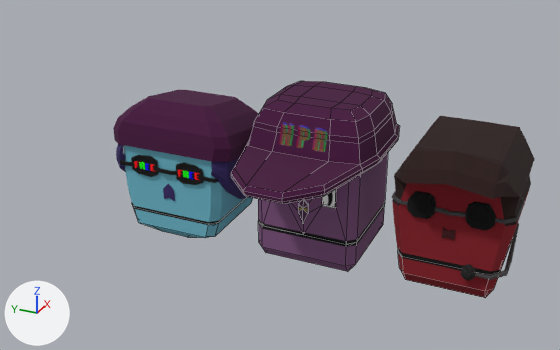
One commit to the Blender file NPR Retuned Unity Project/Assets/_ART/Models/Blender/Characters/Heads.blend: the scene before it, then after it.
One viewpoint serves both versions: a 50 mm lens placed at (-10.33, -4.61, 5.26), pointed at (-0.92, -0.38, 0.56). Arrows for +X, +Y and +Z are at lower left; the lights stay in place. The picture after the commit comes second. Mesh edges are drawn as thin lines on the coarser meshes.

Objects in the first picture: 'AuxyHead', 'AuxyMouth', 'JoeHead', 'JoeMouth', 'QuencyHead', 'QuencyMouth'.
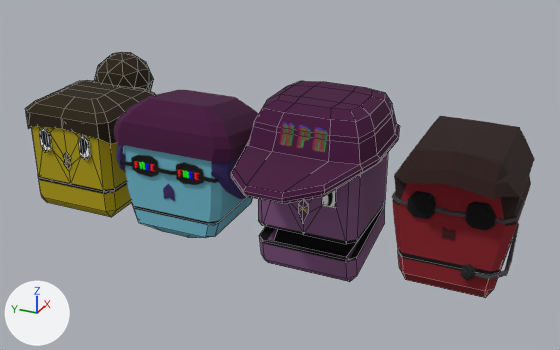
Pixel boxes (x1, y1, x2, y2) of what changed, in the pictures (560 x 350 px):
'HarrietHead', added (brown)
    after: (26, 52, 155, 192)
'JoeMouth', turned
    before: (258, 204, 385, 271)
    after: (259, 205, 385, 282)
'HarrietMouth', added (yellow)
    after: (38, 177, 132, 217)

The change in detail:
Picture 'TEX_HarrietDemis' (img_tex_harrietdemis) is new.
Material 'HarrietDemis' (mat_harrietdemis) is new.
Its texture is img_tex_harrietdemis.
Its roughness is 1.0.
Mesh me_cube_007 is new.
It has 26 vertices, 25 faces and spans x -0.75..0.75, y -0.5..0.0, z -1.5..0.0.
It uses material mat_harrietdemis (picture img_tex_harrietdemis).
Mesh me_cube_006 is new.
It has 165 vertices, 194 faces and spans x -0.79..0.79, y 0.0..1.74, z -1.54..0.62.
It uses material mat_harrietdemis (picture img_tex_harrietdemis).
Object 'JoeMouth' (ob_joemouth) turns from (90, 0, 90) to (80, 0, 90) degrees about x, y and z.
Object 'HarrietMouth' (ob_harrietmouth) is new; it shows me_cube_007.
Its location is (0.0, 3.0, 0.0).
Its rotation in degrees is (90, 0, 90).
Object 'HarrietHead' (ob_harriethead) is new; it shows me_cube_006.
Its location is (0.0, 3.0, 0.0).
Its rotation in degrees is (90, 0, 90).
